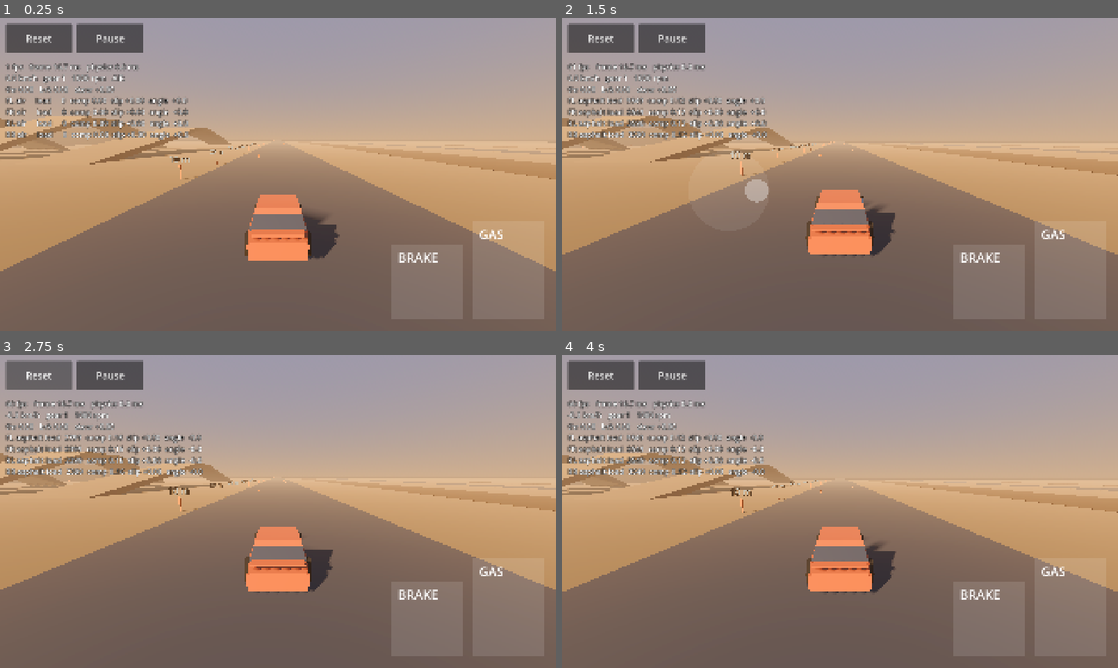
Above: before the commit, frames 1-4 (two rows, left to right).
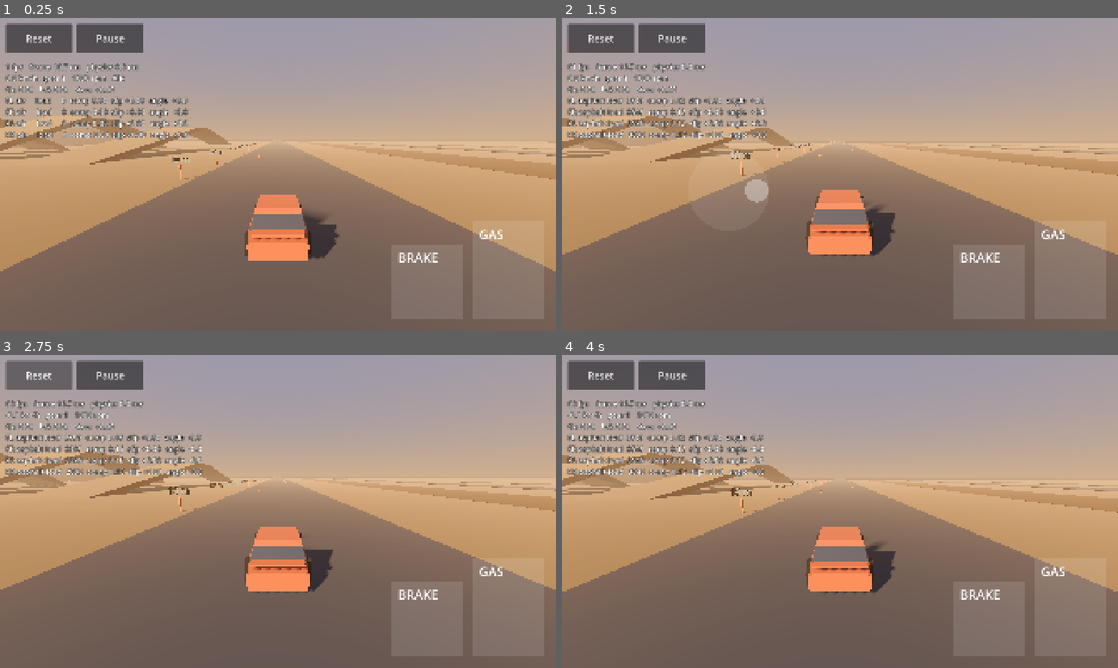
Above: after the commit, the same moments.

Repository: Stoian02/ridge
Game: Godot game, scene res://levels/test_ground/test_ground.tscn
The game is run twice, just before and just after one commit, with the same random seed, the same clock (stepped at 60 frames per second) and the same inputs. This scene is started directly instead of the project's main scene.
Inputs (mouse positions are in pixels of both pictures, inside the frame that each line leads up to):
- Up to frame 1 (0.25 s): no input
- Up to frame 2 (1.5 s): tap Enter at 0.5 s; move the mouse to (962, 158) at 0.52 s; hold D (steer_right) 0.53-1.25 s; tap W (throttle) at 0.6 s; click (962, 158) at 0.67 s; drag from (728, 190) to (812, 237) at 1.27 s
- Up to frame 3 (2.75 s): click "Reset" at 2 s
- Up to frame 4 (4 s): move the mouse to (895, 442) at 2.77 s; hold D (steer_right) 2.78-3.5 s; tap Alt at 2.85 s; drag from (812, 574) to (673, 464) at 3.52 s

The runs differ from the first frame. In frame 1, 0.1% of the frame differs, in the area x 3-100%, y 40-45%; in frame 2, 0.1%, in the area x 3-99%, y 40-44%; in frame 3, less than 0.1%; in frame 4, less than 0.1%.

Commit message:
Give the Test Ground's raised strips solid side walls
The strips were a top surface only, so their raised edges showed a gap to the
ground. On the side slopes the tall uphill side was blank. Every raised edge
now has a darker wall down to just below the ground, built facing both ways.

Co-Authored-By: Claude Opus 5 <noreply@anthropic.com>
Claude-Session: https://claude.ai/code/session_01RhfJavT34eWyW3enLLKWgH

Diff:
--- a/levels/test_ground/rough_patch.gd
+++ b/levels/test_ground/rough_patch.gd
@@ -61,6 +61,14 @@
 const WHOOPS_START := 10.0
 const WHOOP_WAVELENGTH := 5.0
 const WHOOP_HEIGHT := 0.4
+
+## Side walls reach this far below the ground (m), so no gap shows where they meet it.
+const WALL_DEPTH := 0.05
+## Side walls are the surface colour darkened by this factor.
+const WALL_SHADE := 0.6
+## A wall quad's corners are top a, top b, bottom a, bottom b; its triangles, facing each way.
+const WALL_FRONT: Array[int] = [0, 1, 2, 1, 3, 2]
+const WALL_BACK: Array[int] = [0, 2, 1, 1, 2, 3]
 
 ## How strongly features are shaded: colour x (1 + offset x this), so dips read
 ## darker and crests lighter from the driver's seat.
@@ -203,6 +211,8 @@
 			tool.add_index(i + 1)
 			tool.add_index(i + columns + 1)
 			tool.add_index(i + columns)
+	_add_walls(tool, columns, rows, heights, Color(base_color.r * WALL_SHADE, base_color.g * WALL_SHADE,
+			base_color.b * WALL_SHADE))
 	tool.generate_normals()
 
 	var mesh := MeshInstance3D.new()
@@ -213,3 +223,41 @@
 	material.roughness = 0.9
 	mesh.material_override = material
 	add_child(mesh)
+
+
+## Solid walls down every raised edge of the strip, from its top to just below the
+## ground, so its sides never show a gap. Each wall is built facing both ways, with
+## its own vertices, so it is lit from either side.
+func _add_walls(tool: SurfaceTool, columns: int, rows: int, heights: PackedFloat32Array, color: Color) -> void:
+	var next_vertex := columns * rows
+	var edges: Array[Array] = []
+	for row: int in [0, rows - 1]:
+		var edge: Array[Vector2i] = []
+		for column in columns:
+			edge.append(Vector2i(column, row))
+		edges.append(edge)
+	for column: int in [0, columns - 1]:
+		var edge: Array[Vector2i] = []
+		for row in rows:
+			edge.append(Vector2i(column, row))
+		edges.append(edge)
+	for edge: Array in edges:
+		for k in edge.size() - 1:
+			var a: Vector2i = edge[k]
+			var b: Vector2i = edge[k + 1]
+			var a_height := heights[a.y * columns + a.x]
+			var b_height := heights[b.y * columns + b.x]
+			if a_height <= 0.001 and b_height <= 0.001:
+				continue
+			var a_point := _sample_position(a.x, a.y)
+			var b_point := _sample_position(b.x, b.y)
+			var corners: Array[Vector3] = [Vector3(a_point.x, a_height, a_point.y), Vector3(b_point.x, b_height, b_point.y),
+					Vector3(a_point.x, -WALL_DEPTH, a_point.y), Vector3(b_point.x, -WALL_DEPTH, b_point.y)]
+			# One quad per facing: top a, top b, bottom a, bottom b.
+			for facing in 2:
+				for corner in corners:
+					tool.set_color(color)
+					tool.add_vertex(corner)
+				for offset: int in (WALL_FRONT if facing == 0 else WALL_BACK):
+					tool.add_index(next_vertex + offset)
+				next_vertex += 4
--- a/tests/unit/test_rough_patch.gd
+++ b/tests/unit/test_rough_patch.gd
@@ -134,3 +134,28 @@
 	assert_eq(shape.map_width, 29)
 	assert_eq(shape.map_depth, 361)
 	assert_almost_eq(collision.scale.x, 0.5, 0.0001)
+
+
+func test_a_raised_strip_has_side_walls_down_into_the_ground() -> void:
+	var patch := RoughPatch.new()
+	patch.surface = ASPHALT
+	patch.profile = WHOOPS
+	patch.size = Vector2(4.0, 40.0)
+	add_child_autofree(patch)
+	var mesh_instance: MeshInstance3D = patch.get_children().filter(func(n): return n is MeshInstance3D)[0]
+	var vertices: PackedVector3Array = mesh_instance.mesh.surface_get_arrays(0)[Mesh.ARRAY_VERTEX]
+	var grid := (int(patch.size.x / patch.spacing) + 1) * (int(patch.size.y / patch.spacing) + 1)
+	assert_gt(vertices.size(), grid, "wall vertices beyond the top grid")
+	assert_lt(mesh_instance.mesh.get_aabb().position.y, 0.0, "walls reach below the ground, so no gap shows")
+	# A wall on the left edge, halfway along a roller crest, from the top down past the ground.
+	var edge := -patch.size.x * 0.5
+	var along := RoughPatch.WHOOPS_START + RoughPatch.WHOOP_WAVELENGTH * 0.5
+	var z := patch.size.y * 0.5 - along
+	var top := RoughPatch.height_at(WHOOPS, Vector2(edge, z), patch.size)
+	var has_top := false
+	var has_bottom := false
+	for vertex in vertices.slice(grid):
+		if absf(vertex.x - edge) < 0.001 and absf(vertex.z - z) < 0.001:
+			has_top = has_top or absf(vertex.y - top) < 0.001
+			has_bottom = has_bottom or vertex.y < 0.0
+	assert_true(has_top and has_bottom, "the left edge wall spans the roller's full height")
